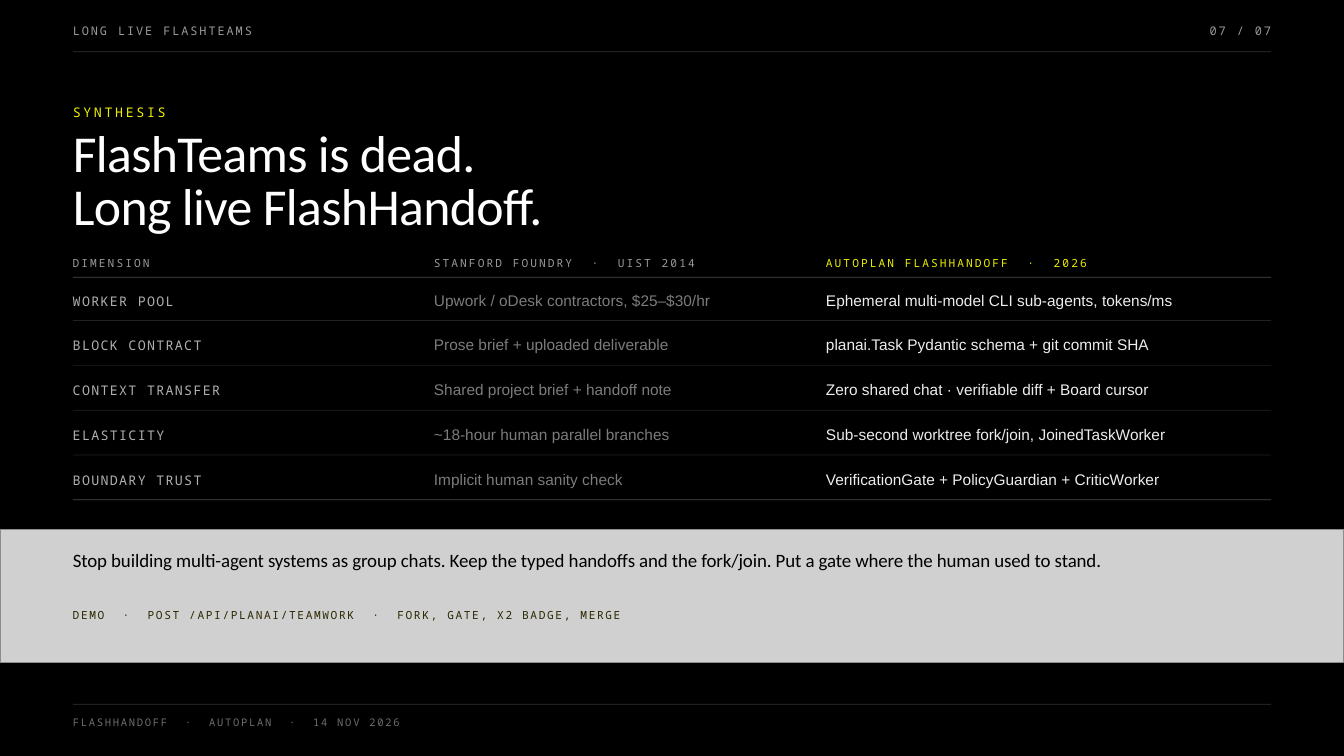
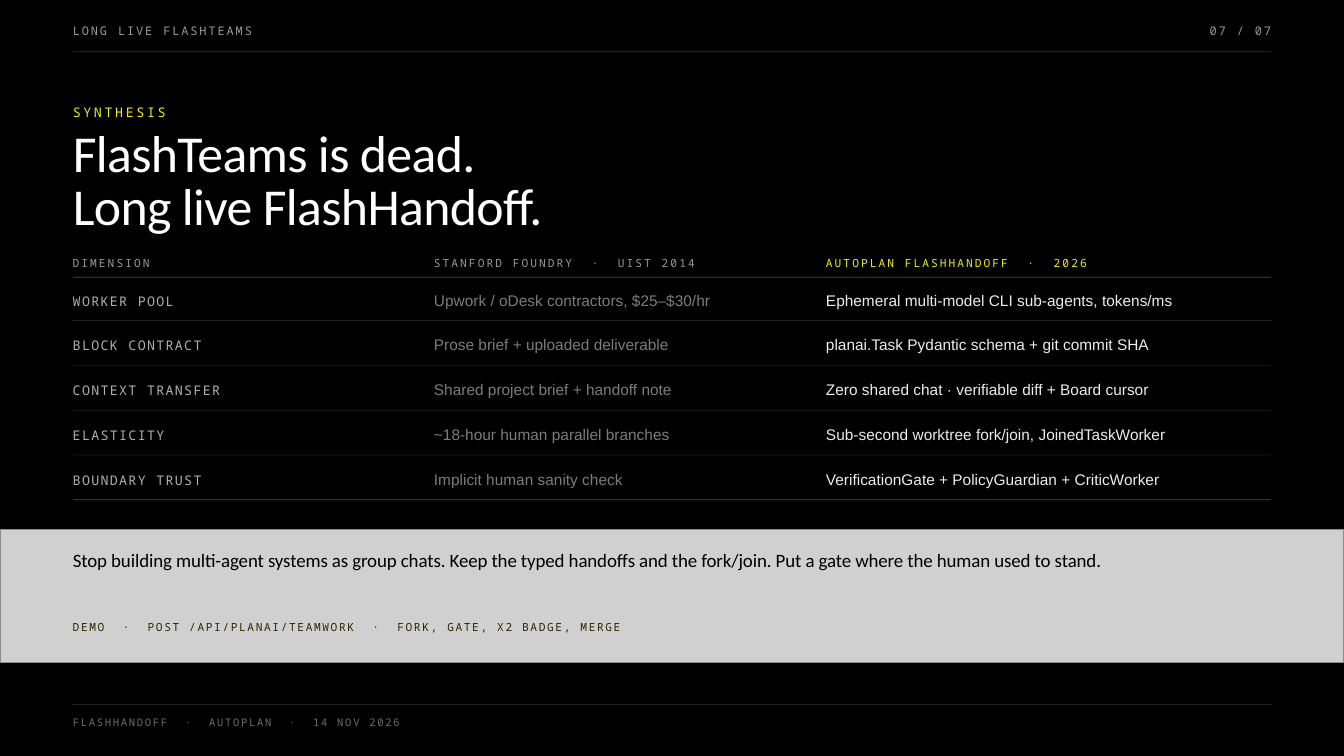
Before and after one commit to maceip/autoplan, a slide deck: slide 7 of preso/_build/FlashHandoff.pptx. Drawn at 1344x756 pixels with LibreOffice and Linux fonts; fonts in the diff are those of the drawing; grey boxes stand for pictures. Boxes give left, top, right and bottom in pixels: in the first picture for what was removed or moved away, otherwise in the second. Text is boxed around its words. In the diff, an @@ line names an element or a change of style, - is before the commit and + after.

```diff
--- a/preso/_build/FlashHandoff.pptx
+++ b/preso/_build/FlashHandoff.pptx
@@ text "DEMO · POST /API/PLANAI/TEAMWORK · ...": place and size @@
-text "DEMO · POST /API/PLANAI/TEAMWORK · ..." at bbox=[73, 611, 620, 621]
+text "DEMO · POST /API/PLANAI/TEAMWORK · ..." at bbox=[73, 623, 620, 633]
```
Also in this commit, not shown: 3 other slides changed, 35 other files.
